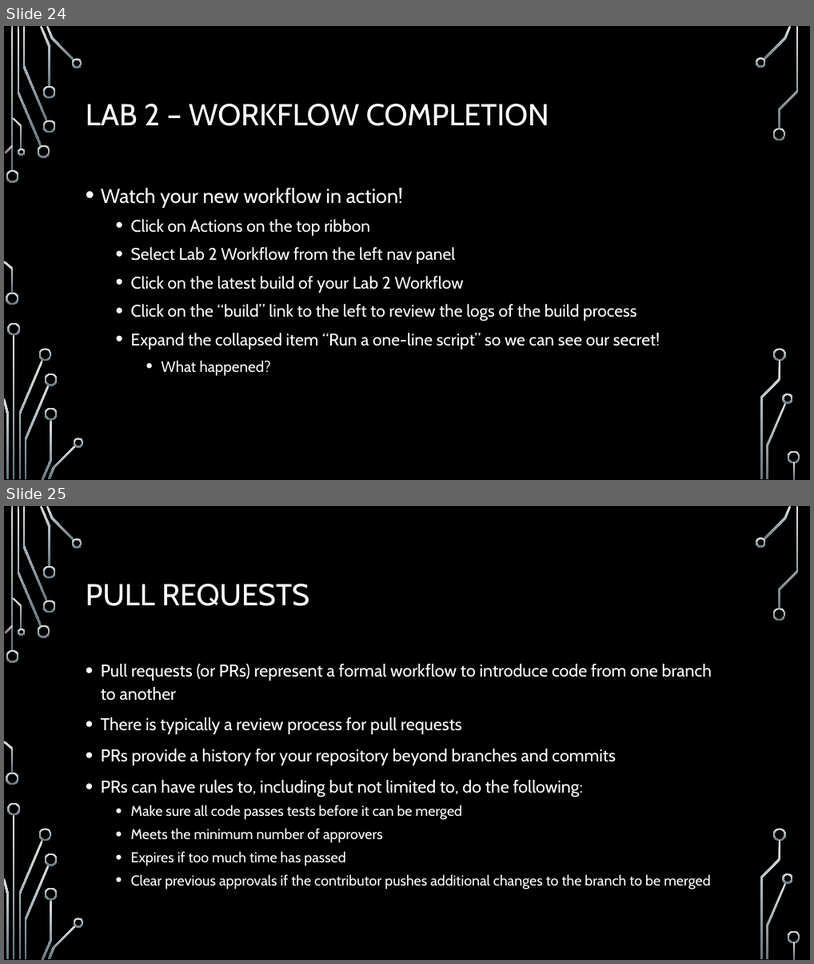
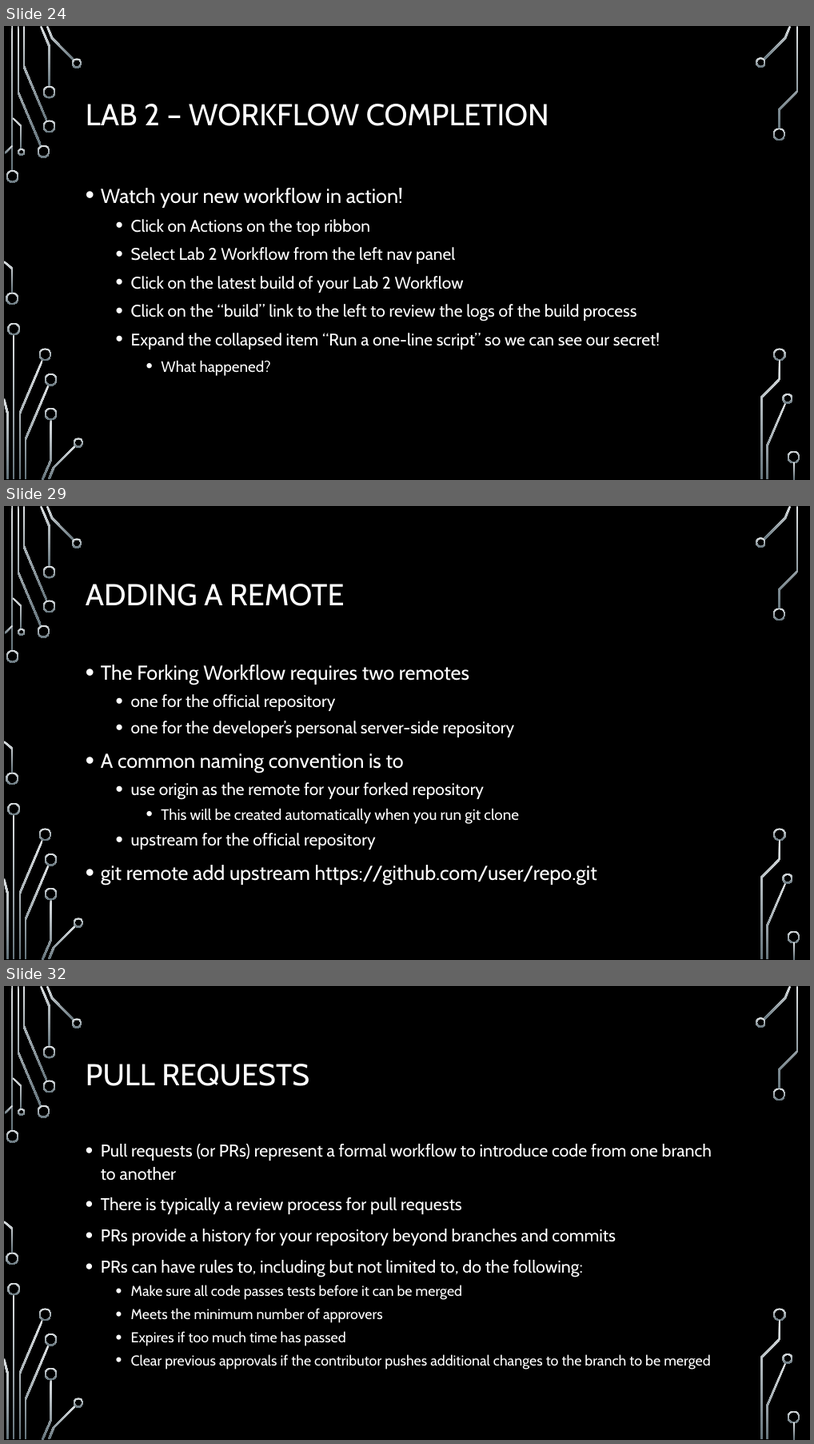
Before and after one commit to onideus/github-101-website, a slide deck: resources/Advanced github topics.pptx. Shown one above the other, each under a label of ours: slides 24 and 25 before the commit, slides 24, 29 and 32 after it; the slides between them are not shown. The pictures are 814x964 and 814x1444 pixels, drawn with LibreOffice and Linux fonts; fonts in the diff are those of the drawing; background and template pictures are left out. Boxes give left, top, right and bottom in pixels: in the first picture for what was removed or moved away, otherwise in the second. Text is boxed around its words. In the diff, an @@ line names an element or a change of style, - is before the commit and + after.

Commit message:
Update Advanced github topics.pptx
Update 2 to advanced slides

```diff
--- a/resources/Advanced github topics.pptx
+++ b/resources/Advanced github topics.pptx
@@ slide 29 added at <box>4,506,810,960</box>, background picture (left out); not listed: 36 template elements that a slide beside it also shows @@
@@ title added at <box>86,584,344,606</box>, 36 pt, text #FFFFFF @@
+ADDING A REMOTE
@@ text added at <box>101,664,598,884</box>, 20 pt, text #FFFFFF @@
+• The Forking Workflow requires two remotes
+  • one for the official repository
+  • one for the developer’s personal server-side repository
+• A common naming convention is to
+  • use origin as the remote for your forked repository
+    • This will be created automatically when you run git clone
+  • upstream for the official repository
+• git remote add upstream https://github.com/user/repo.git
@@ what was slide 25 is now slide 32 @@
```
Also in this commit, not shown: 6 other slides added.
